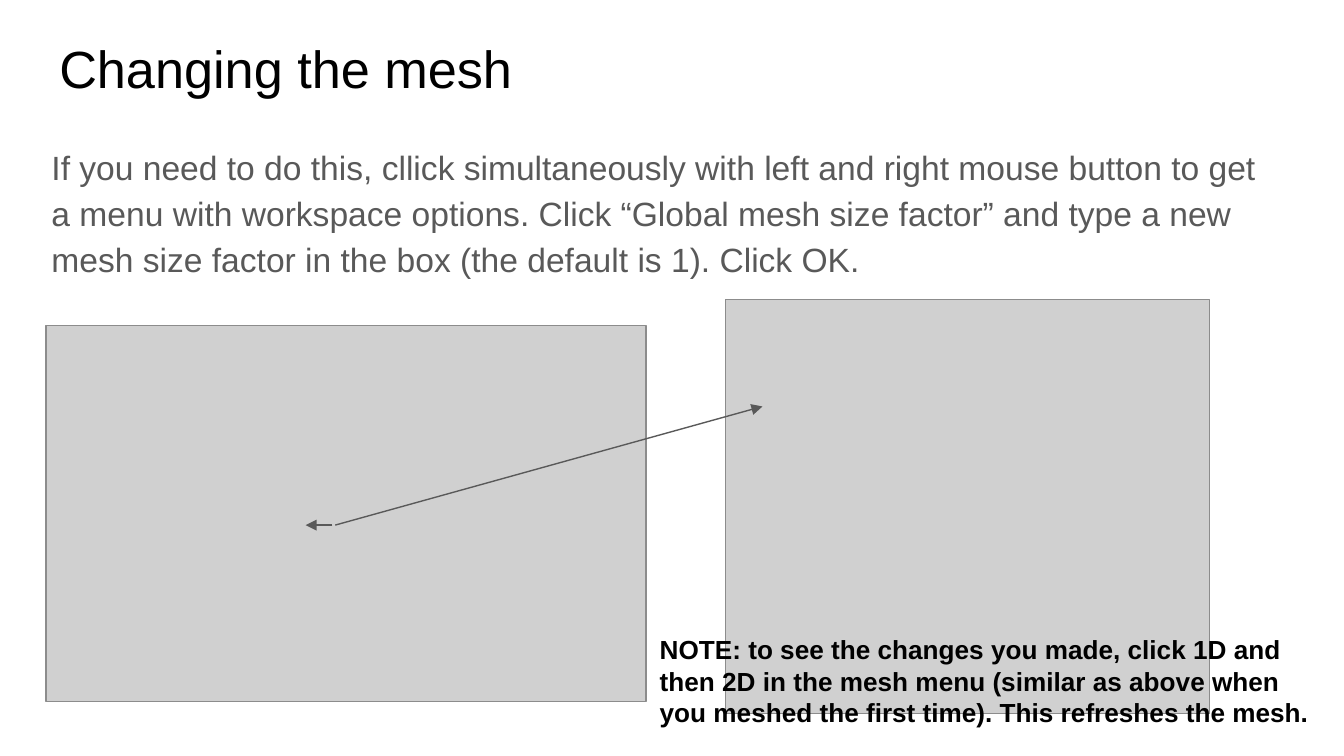
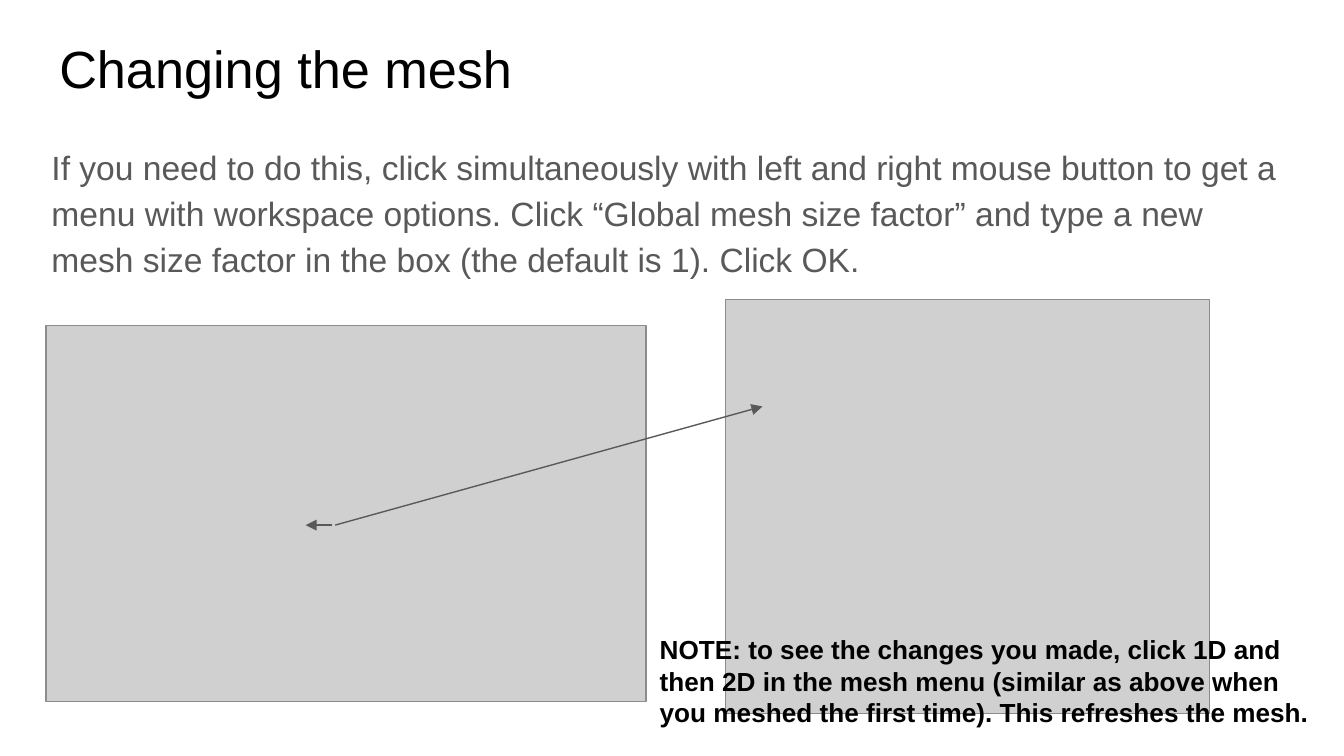
Before and after one commit to fairyflies9/IBAMR-Tutorials, a slide deck: slide 12 of IBFE Lectures/2-IBFE Make your own mesh and move it!.pptx. Drawn at 1344x756 pixels with LibreOffice and Linux fonts; fonts in the diff are those of the drawing; grey boxes stand for pictures. Boxes give left, top, right and bottom in pixels: in the first picture for what was removed or moved away, otherwise in the second. Text is boxed around its words. In the diff, an @@ line names an element or a change of style, - is before the commit and + after.

```diff
--- a/IBFE Lectures/2-IBFE Make your own mesh and move it!.pptx
+++ b/IBFE Lectures/2-IBFE Make your own mesh and move it!.pptx
@@ text at (51,155,1276,278): text changed @@
-If you need to do this, cllick simultaneously with left and right mouse button to get a menu with workspace options. Click “Global mesh size factor” and type a new mesh size factor in the box (the default is 1). Click OK.
+If you need to do this, click simultaneously with left and right mouse button to get a menu with workspace options. Click “Global mesh size factor” and type a new mesh size factor in the box (the default is 1). Click OK.
```
Also in this commit, not shown: 2 other slides changed.
